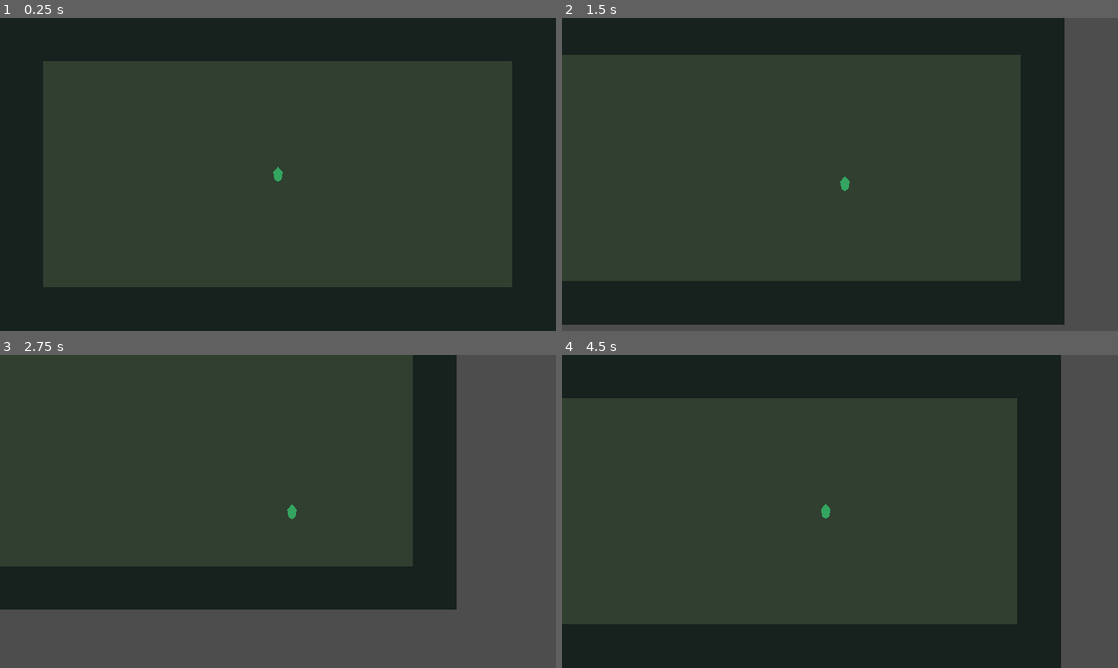
Above: before the commit, frames 1-4 (two rows, left to right).
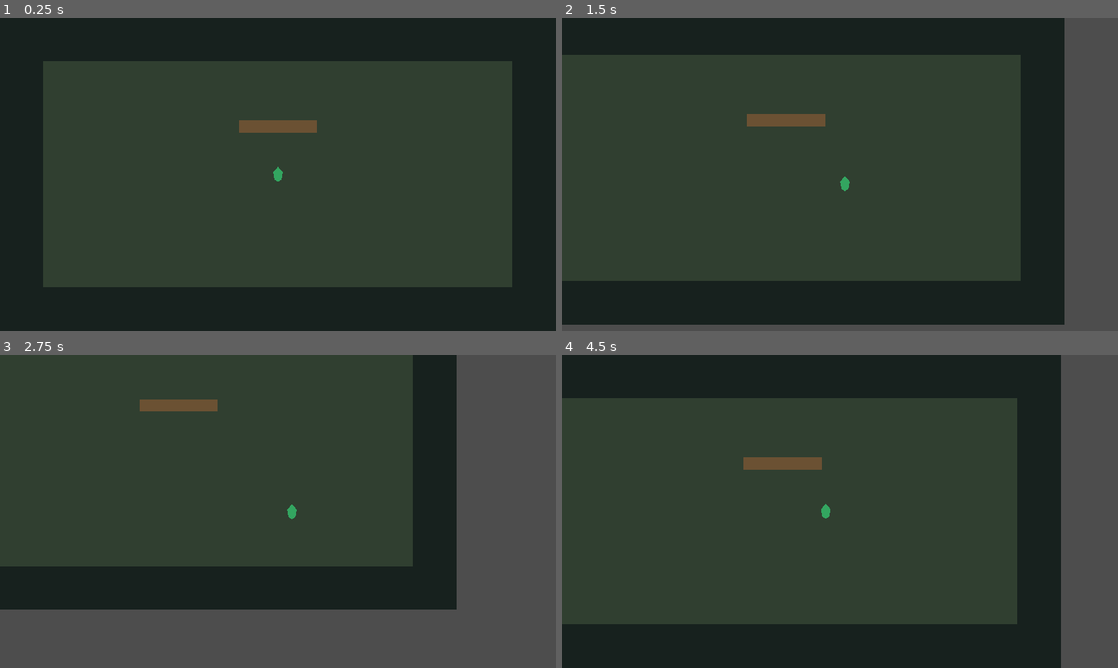
Above: after the commit, the same moments.

Repository: raphaelcavarzan-spec/Veylara-RPG
Game: Godot game, scene res://scenes/main.tscn
The game is run twice, just before and just after one commit, with the same random seed, the same clock (stepped at 60 frames per second) and the same inputs.
Inputs:
- Up to frame 1 (0.25 s): no input
- Up to frame 2 (1.5 s): tap Enter at 0.5 s; hold D (move_right) 0.53-1.28 s; hold S (move_down) from 1.28 s (still down)
- Up to frame 3 (2.75 s): release S (move_down) at 2.03 s; hold D (move_right) from 2.03 s (still down)
- Up to frame 4 (4.5 s): release D (move_right) at 2.78 s; hold W (move_up) 2.78-3.53 s; hold A (move_left) from 3.53 s (still down)

The runs differ from the first frame. In frame 1, 0.6% of the frame differs, in the area x 43-57%, y 32-37%; in frame 2, 0.6%, in the area x 33-48%, y 30-35%; in frame 3, 0.5%; in frame 4, 0.6%.

Commit message:
feat: add test arena boundaries and obstacle collisions

Diff:
--- a/scenes/main.tscn
+++ b/scenes/main.tscn
@@ -1,9 +1,18 @@
-[gd_scene load_steps=3 format=3]
+[gd_scene load_steps=8 format=3]
 
 [ext_resource type="Script" path="res://scripts/player.gd" id="1_player"]
 
 [sub_resource type="RectangleShape2D" id="RectangleShape2D_player"]
 size = Vector2(24, 28)
+
+[sub_resource type="RectangleShape2D" id="WallVertical"]
+size = Vector2(24, 520)
+
+[sub_resource type="RectangleShape2D" id="WallHorizontal"]
+size = Vector2(1080, 24)
+
+[sub_resource type="RectangleShape2D" id="ObstacleShape"]
+size = Vector2(180, 28)
 
 [node name="Main" type="Node2D"]
 
@@ -30,3 +39,37 @@
 [node name="Camera2D" type="Camera2D" parent="Player"]
 position_smoothing_enabled = true
 position_smoothing_speed = 5.0
+
+[node name="BoundaryTop" type="StaticBody2D" parent="."]
+position = Vector2(640, 100)
+
+[node name="CollisionShape2D" type="CollisionShape2D" parent="BoundaryTop"]
+shape = SubResource("WallHorizontal")
+
+[node name="BoundaryBottom" type="StaticBody2D" parent="."]
+position = Vector2(640, 620)
+
+[node name="CollisionShape2D" type="CollisionShape2D" parent="BoundaryBottom"]
+shape = SubResource("WallHorizontal")
+
+[node name="BoundaryLeft" type="StaticBody2D" parent="."]
+position = Vector2(100, 360)
+
+[node name="CollisionShape2D" type="CollisionShape2D" parent="BoundaryLeft"]
+shape = SubResource("WallVertical")
+
+[node name="BoundaryRight" type="StaticBody2D" parent="."]
+position = Vector2(1180, 360)
+
+[node name="CollisionShape2D" type="CollisionShape2D" parent="BoundaryRight"]
+shape = SubResource("WallVertical")
+
+[node name="TestObstacle" type="StaticBody2D" parent="."]
+position = Vector2(640, 250)
+
+[node name="ObstacleVisual" type="Polygon2D" parent="TestObstacle"]
+polygon = PackedVector2Array(-90, -14, 90, -14, 90, 14, -90, 14)
+color = Color(0.42, 0.32, 0.20, 1)
+
+[node name="CollisionShape2D" type="CollisionShape2D" parent="TestObstacle"]
+shape = SubResource("ObstacleShape")
